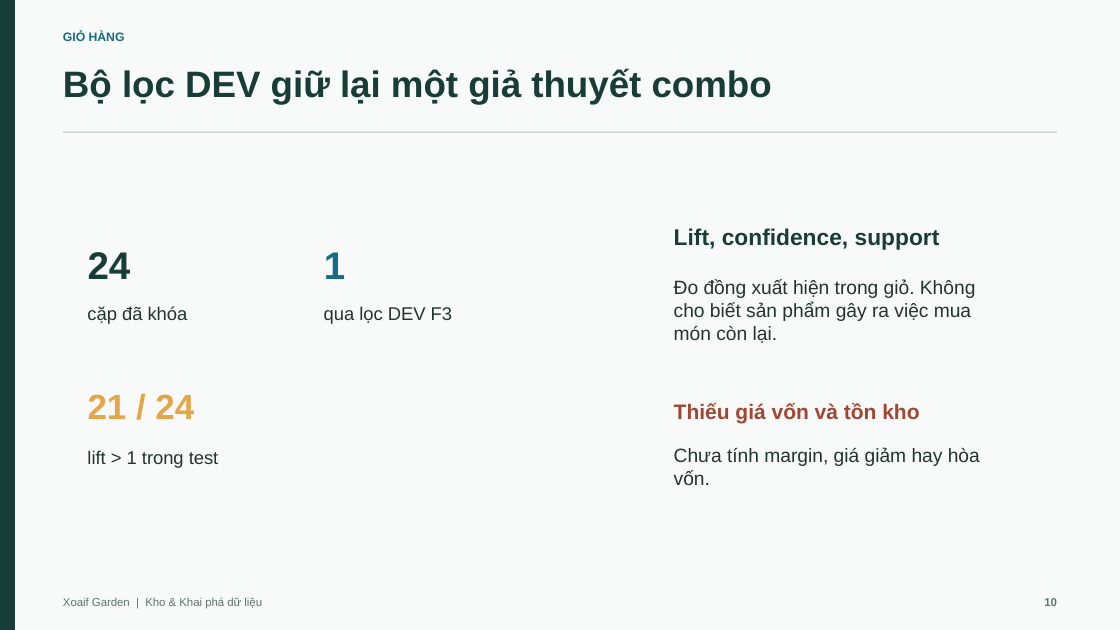
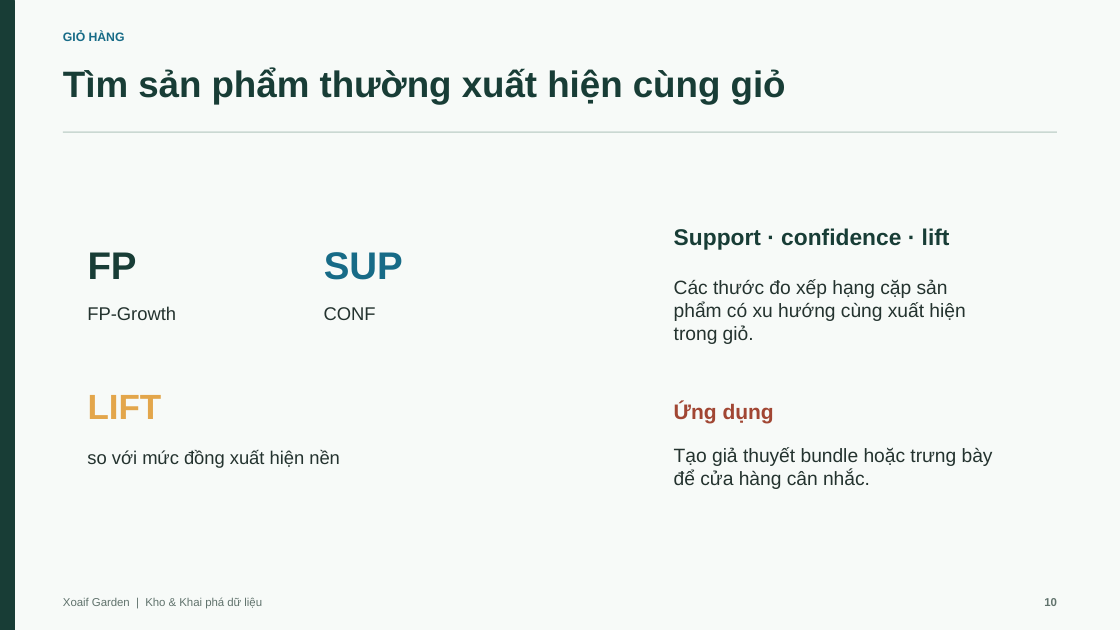
Before and after one commit to nguyenducanh03112005/Xoaif, a slide deck: slide 10 of slides/Xoaif_Final.pptx. Drawn at 1120x630 pixels with LibreOffice and Linux fonts; fonts in the diff are those of the drawing. Boxes give left, top, right and bottom in pixels: in the first picture for what was removed or moved away, otherwise in the second. Text is boxed around its words. In the diff, an @@ line names an element or a change of style, - is before the commit and + after.

```diff
--- a/slides/Xoaif_Final.pptx
+++ b/slides/Xoaif_Final.pptx
@@ text at (x1=63, y1=69, x2=786, y2=105): text changed @@
-Bộ lọc DEV giữ lại một giả thuyết combo
+Tìm sản phẩm thường xuất hiện cùng giỏ
@@ text at (x1=674, y1=228, x2=950, y2=250): text changed @@
-Lift, confidence, support
+Support · confidence · lift
@@ text at (x1=88, y1=252, x2=137, y2=279): text changed @@
-24
+FP
@@ text at (x1=324, y1=252, x2=403, y2=280): text changed @@
-1
+SUP
@@ text at (x1=674, y1=279, x2=965, y2=344): text changed @@
-Đo đồng xuất hiện trong giỏ. Không cho biết sản phẩm gây ra việc mua món còn lại.
+Các thước đo xếp hạng cặp sản phẩm có xu hướng cùng xuất hiện trong giỏ.
@@ text at (x1=87, y1=306, x2=176, y2=320): text changed @@
-cặp đã khóa
+FP-Growth
@@ text at (x1=324, y1=307, x2=376, y2=320): text changed @@
-qua lọc DEV F3
+CONF
@@ text at (x1=88, y1=395, x2=162, y2=419): text changed @@
-21 / 24
+LIFT
@@ text at (x1=674, y1=402, x2=774, y2=423): text changed @@
-Thiếu giá vốn và tồn kho
+Ứng dụng
@@ text at (x1=674, y1=447, x2=993, y2=489): text changed @@
-Chưa tính margin, giá giảm hay hòa vốn.
+Tạo giả thuyết bundle hoặc trưng bày để cửa hàng cân nhắc.
@@ text at (x1=87, y1=450, x2=340, y2=468): text changed @@
-lift > 1 trong test
+so với mức đồng xuất hiện nền
```
Also in this commit, not shown: 12 other slides changed, 1 slide added, 1 slide removed, 7 other files.
